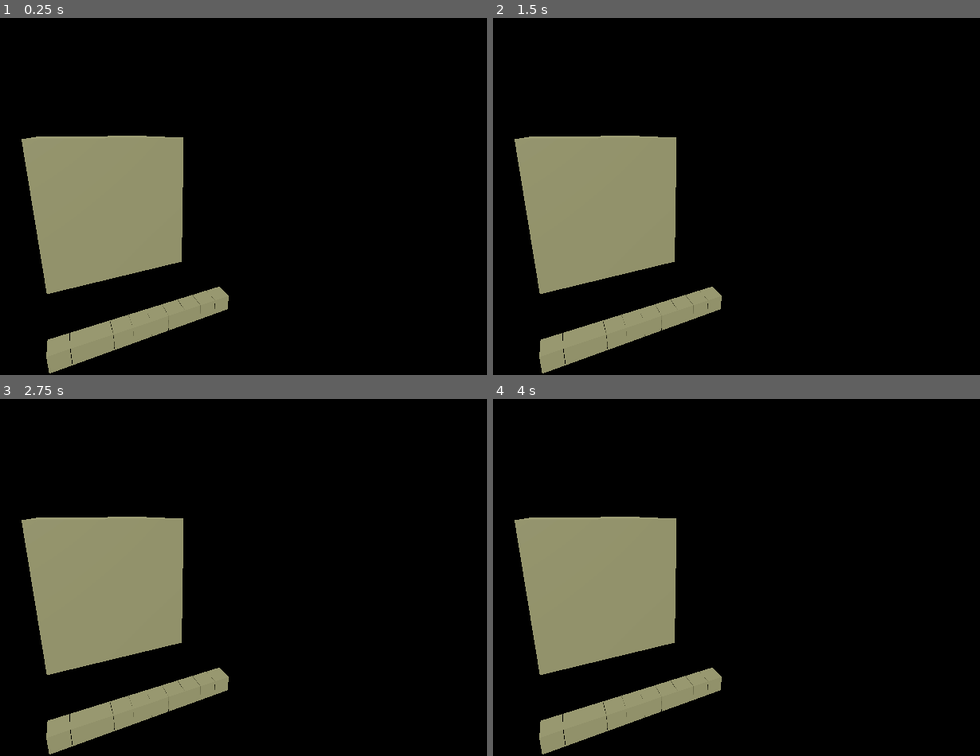
Above: before the commit, frames 1-4 (two rows, left to right).
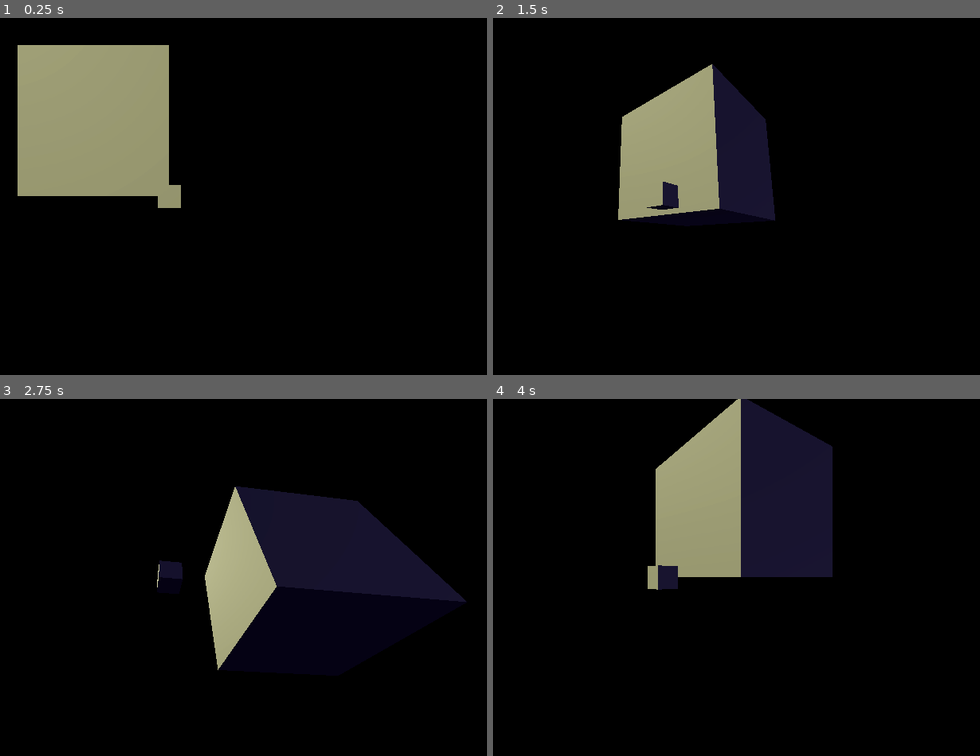
Above: after the commit, the same moments.

Repository: Nordtwig/tesseract
Game: Godot game, scene res://main.tscn
Same seed, same stepped clock (60 frames per second), same inputs: the game is played once before the commit and once after it.
Inputs (mouse positions are in pixels of both pictures, inside the frame that each line leads up to):
- Up to frame 1 (0.25 s): no input
- Up to frame 2 (1.5 s): tap Enter at 0.5 s; move the mouse to (804, 178) at 0.52 s; press the mouse at (804, 178) at 0.53 s; hold D (move_right, bound only after the commit) 0.53-1.28 s; move the mouse to (536, 214) at 1.27 s; release the mouse at (536, 214) at 1.28 s; hold S (move_down, bound only after the commit) from 1.28 s (still down); click (536, 214) at 1.35 s
- Up to frame 3 (2.75 s): move the mouse to (233, 498) at 2.02 s; release S (move_down, bound only after the commit) at 2.03 s; press the mouse at (233, 498) at 2.03 s; hold D (move_right, bound only after the commit) from 2.03 s (still down)
- Up to frame 4 (4 s): move the mouse to (629, 648) at 2.77 s; release D (move_right, bound only after the commit) at 2.78 s; release the mouse at (629, 648) at 2.78 s; hold W (move_up, bound only after the commit) 2.78-3.53 s; click (629, 648) at 2.85 s; move the mouse to (853, 631) at 3.52 s; press the mouse at (853, 631) at 3.53 s; hold A (move_left, bound only after the commit) from 3.53 s (still down)

The runs differ from the first frame. In frame 1, 18% of the frame differs, in the area x 3-47%, y 7-100%; in frame 2, 21%; in frame 3, 28%; in frame 4, 29%, in the area x 4-70%, y 0-100%.

Commit message:
spawn voxel on clicking existing voxel

Diff:
--- /dev/null
+++ b/CameraPole.gd
@@ -0,0 +1,12 @@
+extends Node3D
+
+
+func _process(delta) -> void:
+	if Input.is_action_pressed("move_up"):
+		rotation.x -= 1.0 * delta
+	if Input.is_action_pressed("move_down"):
+		rotation.x += 1.0 * delta
+	if Input.is_action_pressed("move_left"):
+		rotation.y -= 1.0 * delta
+	if Input.is_action_pressed("move_right"):
+		rotation.y += 1.0 * delta
--- /dev/null
+++ b/main.gd
@@ -0,0 +1,3 @@
+extends Node3D
+
+@export var camera: Camera3D
--- a/main.tscn
+++ b/main.tscn
@@ -1,6 +1,8 @@
-[gd_scene load_steps=6 format=3 uid="uid://oithcfbsiy6s"]
+[gd_scene load_steps=8 format=3 uid="uid://oithcfbsiy6s"]
 
+[ext_resource type="Script" path="res://main.gd" id="1_62ag1"]
 [ext_resource type="PackedScene" uid="uid://cweqxa3o5l63r" path="res://voxel.tscn" id="1_s4fis"]
+[ext_resource type="Script" path="res://CameraPole.gd" id="2_2hk0k"]
 
 [sub_resource type="ProceduralSkyMaterial" id="ProceduralSkyMaterial_fe6ta"]
 sky_top_color = Color(0, 0, 0, 1)
@@ -19,7 +21,9 @@
 
 [sub_resource type="BoxMesh" id="BoxMesh_5n2b6"]
 
-[node name="Main" type="Node3D"]
+[node name="Main" type="Node3D" node_paths=PackedStringArray("camera")]
+script = ExtResource("1_62ag1")
+camera = NodePath("CameraPole/Camera")
 
 [node name="Utils" type="Node" parent="."]
 
@@ -28,11 +32,14 @@
 light_color = Color(1, 1, 0.752941, 1)
 shadow_enabled = true
 
+[node name="DirectionalLight3D2" type="DirectionalLight3D" parent="Utils"]
+transform = Transform3D(0.618362, 0.165739, 0.768218, 0.55992, -0.778838, -0.282666, 0.551469, 0.604931, -0.574405, 0, -7.4591, -33.2319)
+light_color = Color(0.643137, 0.588235, 0.952941, 1)
+light_energy = 0.1
+shadow_enabled = true
+
 [node name="WorldEnvironment" type="WorldEnvironment" parent="Utils"]
 environment = SubResource("Environment_ckr32")
-
-[node name="Camera3D" type="Camera3D" parent="."]
-transform = Transform3D(0.914591, 0.107372, -0.389866, 0, 0.964105, 0.265521, 0.404381, -0.242843, 0.881762, -0.790159, 1.03633, 1.03319)
 
 [node name="Cube" type="MeshInstance3D" parent="."]
 transform = Transform3D(1, 0, 0, 0, 1, 0, 0, 0, 1, -0.5, 0.5, -1)
@@ -40,29 +47,8 @@
 
 [node name="Voxel" parent="." instance=ExtResource("1_s4fis")]
 
-[node name="Voxel2" parent="." instance=ExtResource("1_s4fis")]
-transform = Transform3D(1, 0, 0, 0, 1, 0, 0, 0, 1, -0.102368, 0, 0)
+[node name="CameraPole" type="Marker3D" parent="."]
+script = ExtResource("2_2hk0k")
 
-[node name="Voxel3" parent="." instance=ExtResource("1_s4fis")]
-transform = Transform3D(1, 0, 0, 0, 1, 0, 0, 0, 1, -0.205684, 0, 0)
-
-[node name="Voxel4" parent="." instance=ExtResource("1_s4fis")]
-transform = Transform3D(1, 0, 0, 0, 1, 0, 0, 0, 1, -0.308657, 0, 0)
-
-[node name="Voxel5" parent="." instance=ExtResource("1_s4fis")]
-transform = Transform3D(1, 0, 0, 0, 1, 0, 0, 0, 1, -0.410667, 0, 0)
-
-[node name="Voxel6" parent="." instance=ExtResource("1_s4fis")]
-transform = Transform3D(1, 0, 0, 0, 1, 0, 0, 0, 1, -0.511355, 0, 0)
-
-[node name="Voxel7" parent="." instance=ExtResource("1_s4fis")]
-transform = Transform3D(1, 0, 0, 0, 1, 0, 0, 0, 1, -0.612575, 0, 0)
-
-[node name="Voxel8" parent="." instance=ExtResource("1_s4fis")]
-transform = Transform3D(1, 0, 0, 0, 1, 0, 0, 0, 1, -0.715333, 0, 0)
-
-[node name="Voxel9" parent="." instance=ExtResource("1_s4fis")]
-transform = Transform3D(1, 0, 0, 0, 1, 0, 0, 0, 1, -0.815007, 0, 0)
-
-[node name="Voxel10" parent="." instance=ExtResource("1_s4fis")]
-transform = Transform3D(1, 0, 0, 0, 1, 0, 0, 0, 1, -0.91722, 0, 0)
+[node name="Camera" type="Camera3D" parent="CameraPole"]
+transform = Transform3D(1, 0, 0, 0, 1, 0, 0, 0, 1, 0, 0, 1.033)
--- a/project.godot
+++ b/project.godot
@@ -30,3 +30,23 @@
 "events": [Object(InputEventMouseButton,"resource_local_to_scene":false,"resource_name":"","device":-1,"window_id":0,"a …(258 unchanged characters)…
 ]
 }
+move_left={
+"deadzone": 0.5,
+"events": [Object(InputEventKey,"resource_local_to_scene":false,"resource_name":"","device":-1,"window_id":0,"alt_pressed":false,"shift_pressed":false,"ctrl_pressed":false,"meta_pressed":false,"pressed":false,"keycode":0,"physical_keycode":65,"key_label":0,"unicode":97,"echo":false,"script":null)
+]
+}
+move_right={
+"deadzone": 0.5,
+"events": [Object(InputEventKey,"resource_local_to_scene":false,"resource_name":"","device":-1,"window_id":0,"alt_pressed":false,"shift_pressed":false,"ctrl_pressed":false,"meta_pressed":false,"pressed":false,"keycode":0,"physical_keycode":68,"key_label":0,"unicode":100,"echo":false,"script":null)
+]
+}
+move_up={
+"deadzone": 0.5,
+"events": [Object(InputEventKey,"resource_local_to_scene":false,"resource_name":"","device":-1,"window_id":0,"alt_pressed":false,"shift_pressed":false,"ctrl_pressed":false,"meta_pressed":false,"pressed":false,"keycode":0,"physical_keycode":87,"key_label":0,"unicode":119,"echo":false,"script":null)
+]
+}
+move_down={
+"deadzone": 0.5,
+"events": [Object(InputEventKey,"resource_local_to_scene":false,"resource_name":"","device":-1,"window_id":0,"alt_pressed":false,"shift_pressed":false,"ctrl_pressed":false,"meta_pressed":false,"pressed":false,"keycode":0,"physical_keycode":83,"key_label":0,"unicode":115,"echo":false,"script":null)
+]
+}
--- a/voxel.gd
+++ b/voxel.gd
@@ -1,4 +1,6 @@
 extends StaticBody3D
+
+var main
 
 var is_mouse_entered: bool = false
 
@@ -8,14 +10,17 @@
 func _ready() -> void:
 	mouse_entered.connect(on_voxel_mouse_entered)
 	mouse_exited.connect(on_voxel_mouse_exited)
+	main = get_tree().get_root().get_node("Main")
 
 
 func _input(event):
 	if event.is_action_pressed("left_click") and is_mouse_entered:
+		var from = main.camera.project_ray_origin(event.position)
+		var to = from + main.camera.project_ray_normal(event.position) * 100
+		var cursor_position = Plane(Vector3.UP, transform.origin.y).intersects_ray(from, to)
 		var voxel_instance = voxel_scene.instantiate()
 		get_tree().get_root().add_child(voxel_instance)
-		voxel_instance.position.x += Game.VOXEL_SIZE
-		print(voxel_instance.position.x)
+		voxel_instance.position = cursor_position
 
 
 func on_voxel_mouse_entered() -> void:
